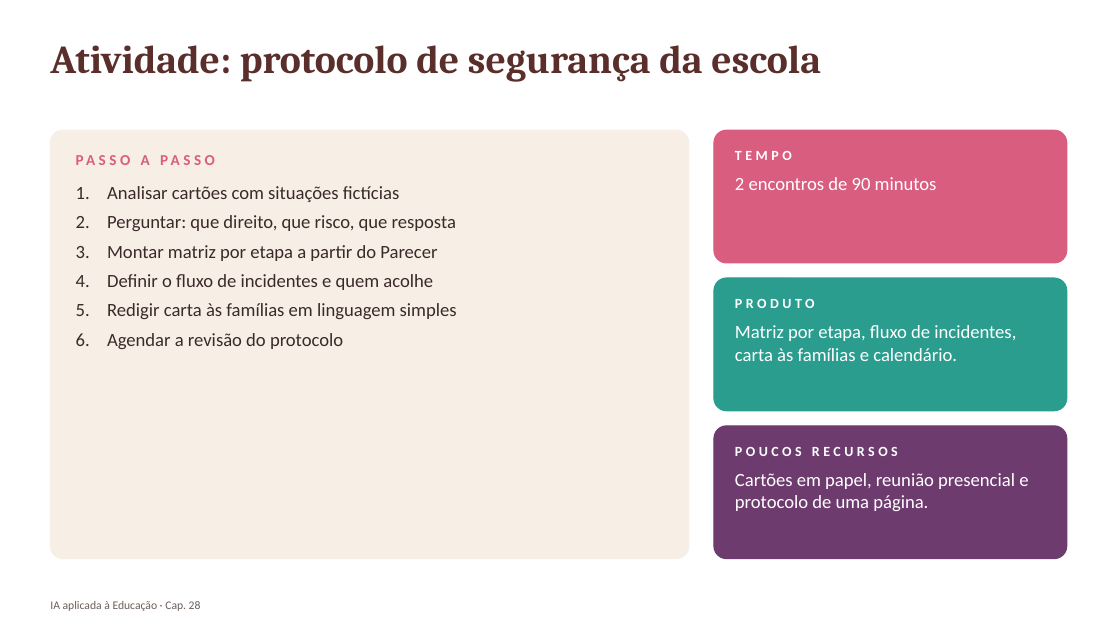
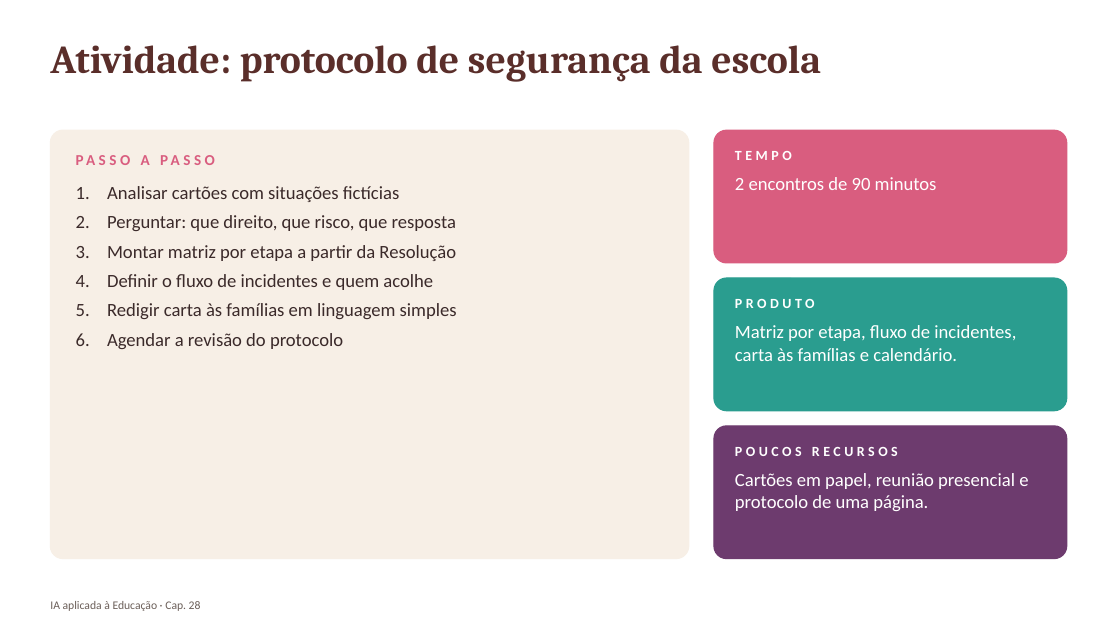
Before and after one commit to arakenmedeiros/claude, a slide deck: slide 20 of livro_ia_educacao/saida/pptx/Cap28_slides.pptx. Drawn at 1120x630 pixels with LibreOffice and Linux fonts; fonts in the diff are those of the drawing. Boxes give left, top, right and bottom in pixels: in the first picture for what was removed or moved away, otherwise in the second. Text is boxed around its words. In the diff, an @@ line names an element or a change of style, - is before the commit and + after.

```diff
--- a/livro_ia_educacao/saida/pptx/Cap28_slides.pptx
+++ b/livro_ia_educacao/saida/pptx/Cap28_slides.pptx
@@ text at (x1=107, y1=245, x2=456, y2=261): text changed @@
-3. Montar matriz por etapa a partir do Parecer
+3. Montar matriz por etapa a partir da Resolução
```
Also in this commit, not shown: 3 other slides changed, 9 other files.
